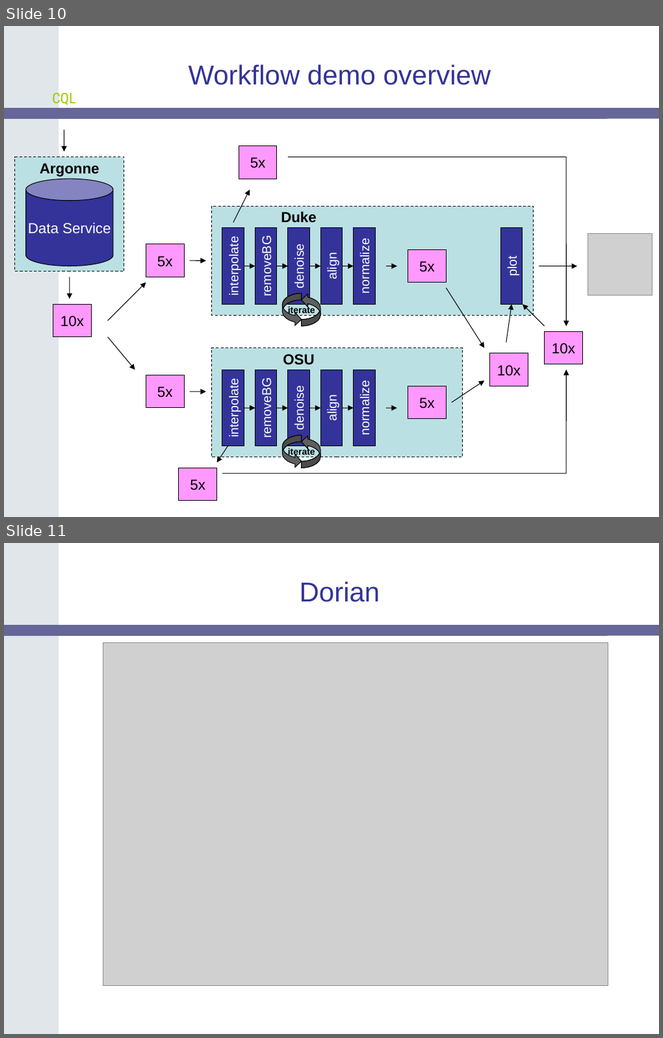
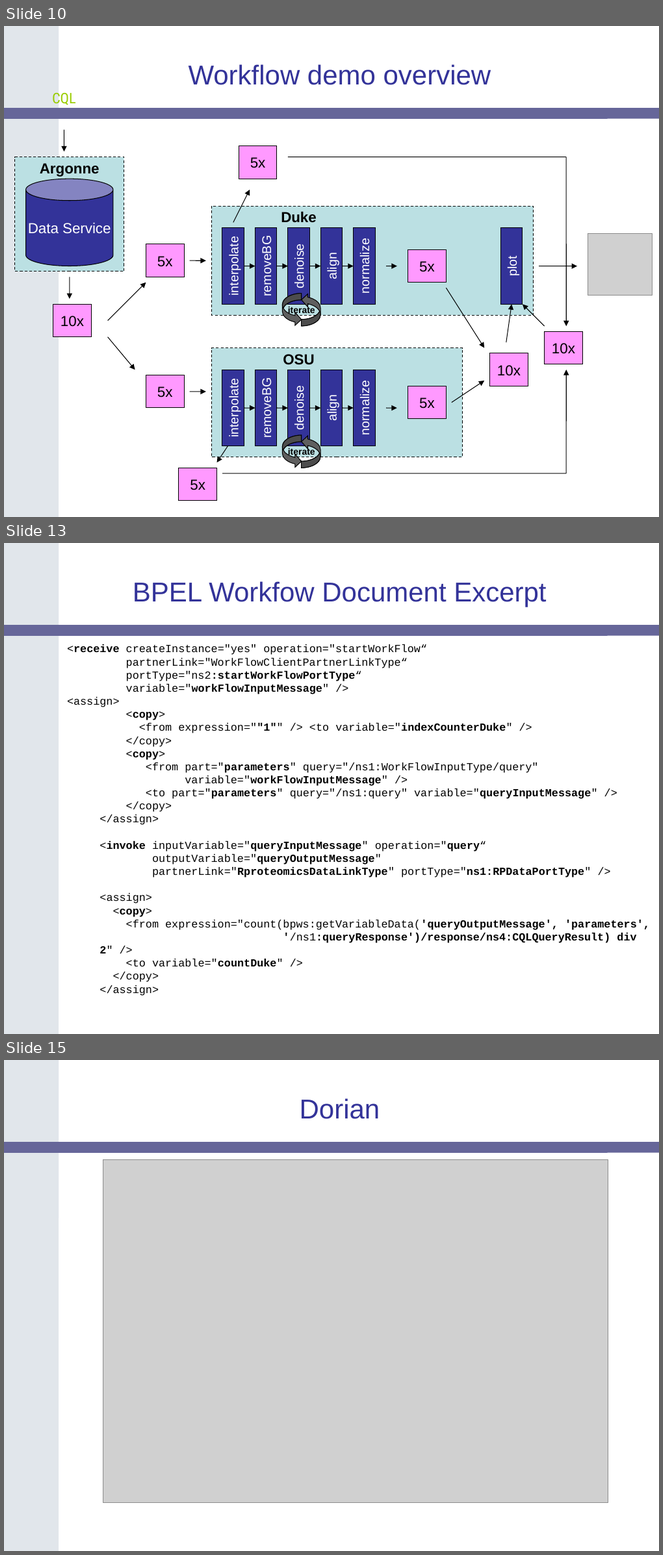
Before and after one commit to NCIP/cagrid-docs, a slide deck: presentations/200604_AnnualMeeting/caGrid-1.0-Demo.ppt. Shown one above the other, each under a label of ours: slides 10 and 11 before the commit, slides 10, 13 and 15 after it; the slides between them are not shown. The pictures are 663x1038 and 663x1555 pixels, drawn with LibreOffice and Linux fonts; fonts in the diff are those of the drawing; grey boxes stand for pictures; background and template pictures are left out. Boxes give left, top, right and bottom in pixels: in the first picture for what was removed or moved away, otherwise in the second. Text is boxed around its words. In the diff, an @@ line names an element or a change of style, - is before the commit and + after.

```diff
--- a/presentations/200604_AnnualMeeting/caGrid-1.0-Demo.ppt
+++ b/presentations/200604_AnnualMeeting/caGrid-1.0-Demo.ppt
@@ slide 13 added at (x1=4, y1=543, x2=659, y2=1034), background #FFFFFF; not listed: 2 template elements that a slide beside it also shows @@
@@ title added at (x1=133, y1=581, x2=546, y2=607), 30 pt, text #333399 @@
+BPEL Workfow Document Excerpt
@@ text added at (x1=67, y1=644, x2=650, y2=996), 12 pt, text #000000 @@
+<receive createInstance="yes" operation="startWorkFlow“
+partnerLink="WorkFlowClientPartnerLinkType“
+portType="ns2:startWorkFlowPortType“
+variable="workFlowInputMessage" />
+<assign>
+  <copy>
+  <from expression=""1"" /> <to variable="indexCounterDuke" />
+  </copy>
+  <copy>
+  <from part="parameters" query="/ns1:WorkFlowInputType/query"
+  variable="workFlowInputMessage" />
+  <to part="parameters" query="/ns1:query" variable="queryInputMessage" />
+  </copy>
+  </assign>
+  <invoke inputVariable="queryInputMessage" operation="query“
+  outputVariable="queryOutputMessage"
+  partnerLink="RproteomicsDataLinkType" portType="ns1:RPDataPortType" />
+  <assign>
+  <copy>
+  <from expression="count(bpws:getVariableData('queryOutputMessage', 'parameters',
+  '/ns1:queryResponse')/response/ns4:CQLQueryResult) div 2" />
+  <to variable="countDuke" />
+  </copy>
+  </assign>
@@ what was slide 11 is now slide 15 @@
```
Also in this commit, not shown: 2 slides changed, 3 other slides added.
